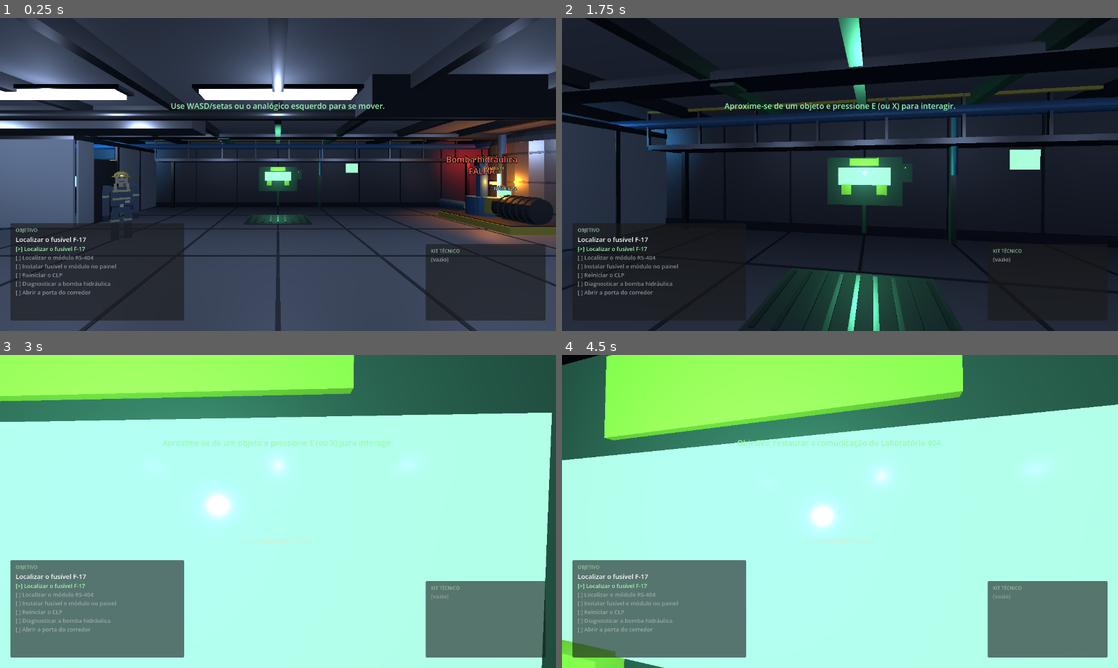
Above: before the commit, frames 1-4 (two rows, left to right).
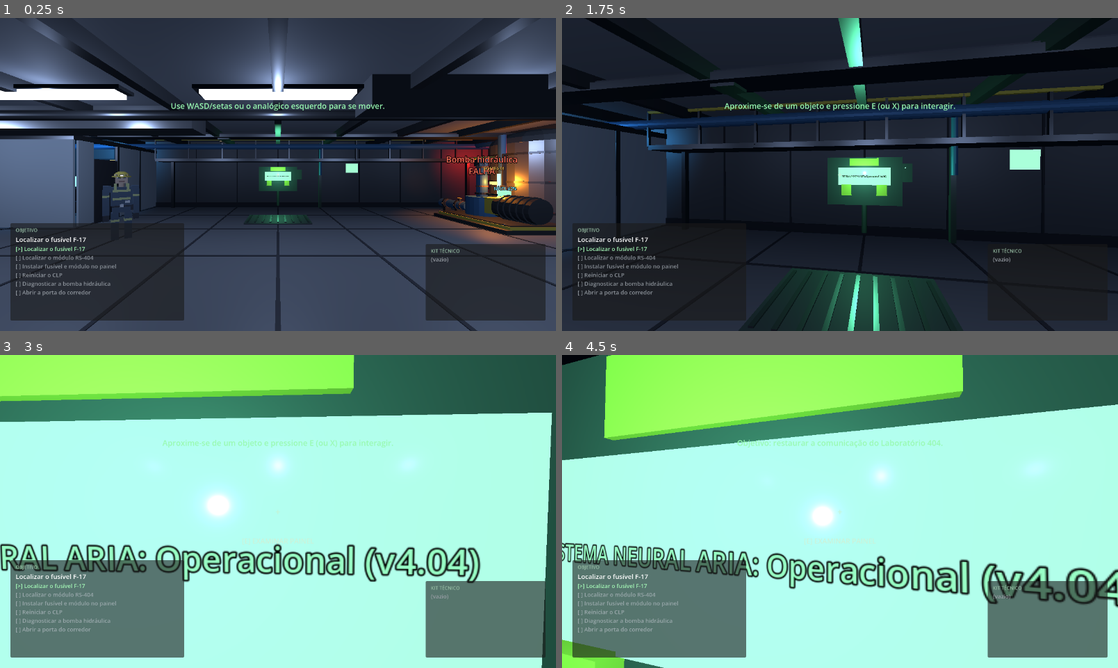
Above: after the commit, the same moments.

Repository: wvianna/mcp-blender-vscode-godot-game
Game: Godot game, scene res://scenes/main.tscn
Same seed, same stepped clock (60 frames per second), same inputs: the game is played once before the commit and once after it.
Inputs (mouse positions are in pixels of both pictures, inside the frame that each line leads up to):
- Up to frame 1 (0.25 s): no input
- Up to frame 2 (1.75 s): tap Enter (dialog_next) at 0.5 s; move the mouse to (867, 174) at 0.52 s; hold Enter (dialog_next) 0.53-1.28 s; hold W (move_forward) from 0.53 s (still down); tap E (interact) at 1.25 s; move the mouse to (812, 174) at 1.27 s; tap F (flashlight) at 1.35 s
- Up to frame 3 (3 s): keep holding W (move_forward); tap E (interact) at 2 s; move the mouse to (289, 505) at 2.02 s; hold E (interact) 2.03-2.78 s; move the mouse to (272, 517) at 2.77 s; tap Shift (run) at 2.85 s
- Up to frame 4 (4.5 s): keep holding W (move_forward); tap E (interact) at 3.5 s; move the mouse to (878, 514) at 3.52 s; hold Enter (dialog_next) 3.53-4.28 s; tap Space at 4.25 s; move the mouse to (795, 508) at 4.27 s; tap F (flashlight) at 4.35 s

The runs differ from the first frame. In frame 1, 0.4% of the frame differs, in the area x 47-100%, y 47-70%; in frame 2, less than 0.1%; in frame 3, 5.2%; in frame 4, 5.7%, in the area x 0-100%, y 59-81%.

Commit message:
feat: adiciona LEDs de status, telas informativas e detalhamento do Laboratório 404

Diff:
--- a/scenes/level_poc2.tscn
+++ b/scenes/level_poc2.tscn
@@ -1,10 +1,11 @@
-[gd_scene load_steps=10 format=3]
+[gd_scene load_steps=11 format=3]
 
 [ext_resource type="Script" path="res://scripts/lab_setup.gd" id="1_lab"]
 [ext_resource type="PackedScene" path="res://assets/lab404/lab_sala_poc2.glb" id="2_glb"]
 [ext_resource type="Script" path="res://scripts/world_events.gd" id="3_events"]
 [ext_resource type="Script" path="res://scripts/vertical_slice.gd" id="4_slice"]
 [ext_resource type="Script" path="res://scripts/security_camera.gd" id="5_cam"]
+[ext_resource type="Script" path="res://scripts/status_leds.gd" id="6_leds"]
 
 [sub_resource type="BoxMesh" id="BoxMesh_cam"]
 size = Vector3(0.24, 0.2, 0.28)
@@ -192,3 +193,66 @@
 transform = Transform3D(1, 0, 0, 0, 0, 1, 0, -1, 0, 0, 0, -0.16)
 mesh = SubResource("CylinderMesh_lens")
 material_override = SubResource("StandardMaterial3D_lens")
+
+[node name="StatusLeds" type="Node" parent="."]
+script = ExtResource("6_leds")
+led_paths = Array[NodePath]([NodePath("../LabGLB/DEC_CLP_Led_Verde"), NodePath("../LabGLB/DEC_CLP_Led_Verde2"), NodePath("../LabGLB/DEC_CLP_Led_Ambar"), NodePath("../LabGLB/DEC_CLP_Led_Vermelho"), NodePath("../LabGLB/DEC_Painel_Quadro_Led"), NodePath("../LabGLB/DEC_Controle_Rack_Led_1"), NodePath("../LabGLB/DEC_Controle_Rack_Led_2")])
+periods = PackedFloat32Array(0.9, 1.4, 2.2, 3.0, 1.1, 2.6, 0.7)
+
+[node name="Screens" type="Node3D" parent="."]
+
+[node name="SCR_Monitor_A" type="Label3D" parent="Screens"]
+transform = Transform3D(1, 0, 0, 0, 1, 0, 0, 0, 1, -9.4, 1.28, -7.5)
+pixel_size = 0.0018
+outline_size = 6
+modulate = Color(0.62, 0.9, 1, 1)
+text = "SISTEMA NEURAL ARIA\nOperacional (v4.04)\n\nREDE SINÁPTICA\nEstabilidade do núcleo em 98.2%"
+font_size = 24
+
+[node name="SCR_Monitor_B" type="Label3D" parent="Screens"]
+transform = Transform3D(1, 0, 0, 0, 1, 0, 0, 0, 1, -7.9, 1.28, -7.5)
+pixel_size = 0.0018
+outline_size = 6
+modulate = Color(0.6, 1, 0.78, 1)
+text = "PROCESSAMENTO PREDITIVO\nAnálise de fluxo em andamento...\n\nMÓDULO DE APRENDIZADO\nOtimizando rotinas operacionais"
+font_size = 24
+
+[node name="SCR_Quadro" type="Label3D" parent="Screens"]
+transform = Transform3D(1, 0, 0, 0, 1, 0, 0, 0, 1, -8.6, 1.9, -7.84)
+pixel_size = 0.0016
+outline_size = 8
+modulate = Color(0.65, 0.92, 1, 1)
+text = "SISTEMA NEURAL ARIA: Operacional (v4.04)\nREDE SINÁPTICA: Estabilidade do núcleo em 98.2%\nMÓDULO DESCARGA: Preciso ir ao banheiro"
+font_size = 36
+
+[node name="SCR_Painel" type="Label3D" parent="Screens"]
+transform = Transform3D(1, 0, 0, 0, 1, 0, 0, 0, 1, 0, 1.52, -7.64)
+pixel_size = 0.0016
+outline_size = 6
+modulate = Color(0.6, 1, 0.78, 1)
+text = "SISTEMA NEURAL ARIA: Operacional (v4.04)"
+font_size = 32
+
+[node name="SCR_Clp" type="Label3D" parent="Screens"]
+transform = Transform3D(0, 0, -1, 0, 1, 0, 1, 0, 0, -10.25, 1.40, 1.9)
+pixel_size = 0.0016
+outline_size = 6
+modulate = Color(1, 0.78, 0.4, 1)
+text = "PLC-01  LADDER\nI0.0 --| |--( Q0.0 )\nI0.1 --|/|--( M1.2 )\nRUN  CICLO v4.04"
+font_size = 20
+
+[node name="DEC_Lbl_Fusivel" type="Label3D" parent="Screens"]
+transform = Transform3D(1, 0, 0, 0, 1, 0, 0, 0, 1, -0.42, 1.42, -7.66)
+pixel_size = 0.0016
+outline_size = 8
+modulate = Color(1, 0.86, 0.5, 1)
+text = "FUSÍVEL - 12V"
+font_size = 24
+
+[node name="DEC_Lbl_Rs404" type="Label3D" parent="Screens"]
+transform = Transform3D(1, 0, 0, 0, 1, 0, 0, 0, 1, 0.42, 1.42, -7.66)
+pixel_size = 0.0016
+outline_size = 8
+modulate = Color(1, 0.86, 0.5, 1)
+text = "INTERACTION PORT\nRS-404"
+font_size = 24
--- /dev/null
+++ b/scripts/status_leds.gd
@@ -0,0 +1,43 @@
+extends Node
+class_name Lab404StatusLeds
+
+## Pisca LEDs de status do laboratório (FR-014: feedback visual).
+##
+## O glTF não anima emissão de material (só posição/rotação/escala), então o "piscamento"
+## documentado no detalhamento do ambiente é feito aqui: os LEDs são nós separados no GLB
+## e este script alterna a visibilidade deles em períodos diferentes, dando a impressão de
+## equipamento operando (verde piscando, âmbar oscilando, vermelho de alarme).
+
+@export var led_paths: Array[NodePath] = []
+## Período (s) de cada LED; o índice dá a volta na lista.
+@export var periods: PackedFloat32Array = PackedFloat32Array([1.4, 0.9, 2.2, 3.0])
+## Fração do período em que o LED fica aceso.
+@export_range(0.05, 1.0, 0.01) var on_ratio := 0.6
+
+var _leds: Array[Node3D] = []
+
+func _ready() -> void:
+    for caminho in led_paths:
+        var no := get_node_or_null(caminho) as Node3D
+        if no != null:
+            _leds.append(no)
+
+## Quantidade de LEDs resolvidos (usado pelos testes).
+func led_count() -> int:
+    return _leds.size()
+
+## Estado do LED `index` no instante `seconds` — determinístico, o que torna o piscamento testável.
+func is_lit(index: int, seconds: float) -> bool:
+    if _leds.is_empty():
+        return false
+    var periodo := 1.0
+    if periods.size() > 0:
+        periodo = periods[index % periods.size()]
+    if periodo <= 0.0:
+        periodo = 1.0
+    return fmod(seconds, periodo) < periodo * on_ratio
+
+func _process(_delta: float) -> void:
+    var agora := Time.get_ticks_msec() / 1000.0
+    for i in _leds.size():
+        _leds[i].visible = is_lit(i, agora)
Binary file changed: assets/lab404/lab_sala_poc2.glb
Not shown, added: docs/Detalhamento-elementos.txt
Not shown, added: docs/images/poc2-tecnico-rosto.png.import
Not shown, added: docs/images/poc2-tecnico.png.import
Not shown, added: scripts/status_leds.gd.uid
Not shown, added: laboratorio404.blend
